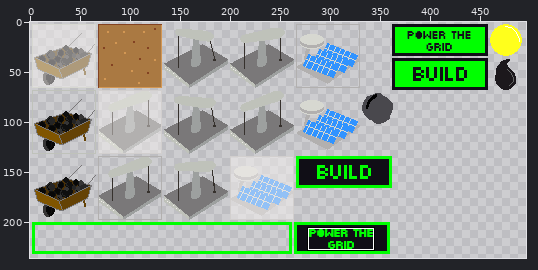
Two states of a sprite sheet, resources/assets.png. The picture above shows the old version from afar; the outline marks the close-up.
Close-up. The starting point:
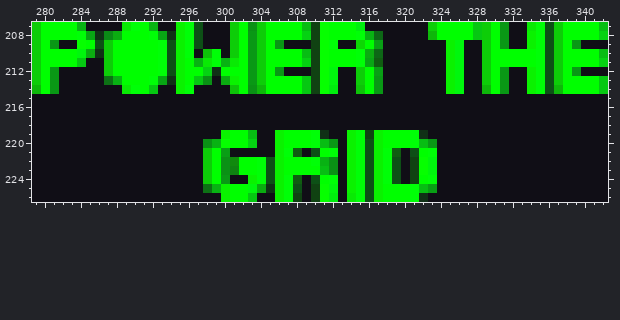
The file is 512x256 pixels. Colours within 5 levels of each other are drawn and written as one. Shown: x 279..342, y 207..226. The wide view leaves out empty margins. The commit also changed other parts of the picture, which this record leaves out.
And afterwards:
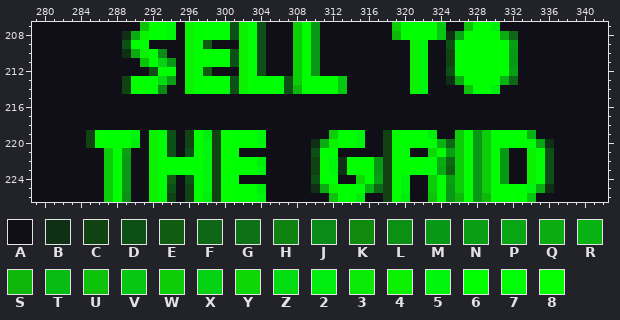
Palette (. is transparent): A #100e16  B #103016  C #104212  D #0d5016  E #105d11  F #0d6716  G #0d7115  H #0f8211  J #0a8a16  K #108a0d  L #0a9115  M #099815  N #099f15  P #08a614  Q #0bac11  R #08b213  S #0eb70a  T #07bd13  U #0ec209  V #06c812  W #0dcd08  X #05d212  Y #0dd704  Z #03dc11  2 #00ee0e  3 #09ea04  4 #0af200  5 #00f70d  6 #00ff00  7 #00ff07  8 #06ff00
The edit:
y 207: x 279..284 W6666R -> AAAAAA; x 289..315 376RAA47DAAAW6LW6666TC86662 -> AAU665A46667D47DAAAW6MAAAAA; x 319..331 AAAAW6666VW6M -> W6666VAAU662A; x 334..342 37DW6666T -> AAAAAAAAA
y 208: x 279..317 W66667PBJQ6667PB47DAAAW6MW6666XC86667RF -> AAAAAAAAAABQ4665A46667D47DAAAW6MAAAAAAA; x 319..329 AAAAS6666VW -> S6666VBP866; x 331..332 MA -> QF; x 334..342 47DW6666X -> AAAAAAAAA
y 209: x 279..281 W6M -> AAA; x 284..289 86DW66 -> AAAAAD; x 291..298 667D47DA -> 7AAAA47E; x 301..306 W6MW6M -> A47DAA; x 308..312 AAC87 -> W6MAA; x 315..317 Y6N -> AAA; x 321..322 AA -> 45; x 325..329 45AAW -> D6666; x 331..332 MA -> 6N; x 334..339 47DW6M -> AAAAAA
y 210: x 279..291 W66665QBW6666 -> AAAAAAAAAABQ4; x 293..317 7D47AU7AW6MW6666TC86667QF -> JAA46667D47DAAAW6MAAAAAAA; x 321..322 AA -> 45; x 325..329 45AAW -> C8666; x 332..342 6667DW6666T -> MAAAAAAAAAA
y 211: x 279..284 W6666V -> AAAAAA; x 287..291 W6666 -> AAAAU; x 293..317 7D46R37R36MW6666XC86667PE -> XMA46667D47DAAAW6MAAAAAAA; x 321..322 AA -> 45; x 325..329 45AAW -> C8666; x 332..342 6667DW6666X -> MAAAAAAAAAA
y 212: x 279..281 W6M -> AAA; x 287..306 W666667D466XB666MW6M -> AAAAAD67A47EAAA47DAA; x 308..312 AAC85 -> W6MAA; x 315..317 W6N -> AAA; x 321..322 AA -> 45; x 325..329 45AAW -> D6666; x 331..332 MA -> 6N; x 334..339 47DW6M -> AAAAAA
y 213: x 279..281 W6M -> AAA; x 287..290 GR66 -> AAC8; x 292..304 7PB46VLAQ46MW -> 6ZNA46667D466; x 306..313 666VC85A -> 7DW6666V; x 315..317 W6M -> AAA; x 321..322 AA -> 45; x 325..329 45AAW -> BQ866; x 331..332 MA -> RF; x 334..342 47DW6666V -> AAAAAAAAA
y 214: x 279..281 S6M -> AAA; x 289..290 37 -> C8; x 292..293 VA -> 6J; x 295..304 47AAAAU6LS -> A46667D466; x 306..313 666VC82A -> 7DS6666V; x 315..317 U6M -> AAA; x 321..322 AA -> 45; x 325..331 45AAS6M -> AAU662A; x 334..342 47DS6666V -> AAAAAAAAA
y 219: x 285..290 AAAAAA -> C86665; x 292..294 AAA -> 47D; x 296..300 AAAA4 -> C82C8; x 303..304 TA -> 65; x 306..319 46667BAA47C466 -> AAAAAAW665AAC8; x 321..323 7BA -> 662; x 326..334 AAAAAAAAA -> W6MW6666R
y 220: x 285..290 AAAAAA -> C86662; x 292..294 AAA -> 47D; x 296..299 AALR -> C85C; x 303..304 XA -> 65; x 306..319 46667TMA47D466 -> AAAABQ4665AAC8; x 321..336 7TMAAAAAAAAAAAAA -> 667RFW6MW66667PB
y 221: x 287..289 AAA -> W6N; x 292..294 AAA -> 47D; x 296..301 AAW6NA -> D85C87; x 306..308 47E -> AAA; x 314..331 47D47EAD67AAAAAAAA -> AAAAC87AAY6NW6MW6M; x 334..336 AAA -> 46D
y 222: x 287..289 AAA -> W6M; x 292..301 AAAAAAW6LK -> 4666665C86; x 304..331 7D46667RLA47D47DAC85AAAAAAAA -> 2AAAAAC85B866MC86667QFW6MW6M; x 334..336 AAA -> 47D
y 223: x 287..289 AAA -> W6M; x 292..301 AAAAAAW6LH -> 4666665C86; x 304..331 7D46666TLA47D47DAC85AAAAAAAA -> 5AAAAAC85B866MC86667PEW6MW6M; x 334..336 AAA -> 47D
y 224: x 287..289 AAA -> W6M; x 292..294 AAA -> 47E; x 296..301 AAW6MA -> D65C87; x 303..308 47D47E -> AAAAAA; x 314..331 47D47DAC67AAAAAAAA -> AY6NC85AAW6NW6MW6M; x 334..336 AAA -> 47D
y 225: x 287..289 AAA -> W6M; x 292..294 AAA -> 47D; x 296..300 AAGR4 -> C85C8; x 303..308 5QB47D -> 62AAAA; x 310..314 C85A4 -> BQ466; x 316..336 D46667TNAAAAAAAAAAAAA -> RFC85AAW6MW6MW66665QB
y 226: x 287..289 AAA -> W6L; x 292..294 AAA -> 47C; x 296..300 AAAA4 -> C82C8; x 303..304 VA -> 65; x 306..308 47C -> AAA; x 310..334 C82A37D46667BAAAAAAAAAAAA -> AAU662AAC82AAU6MS6MS6666V
